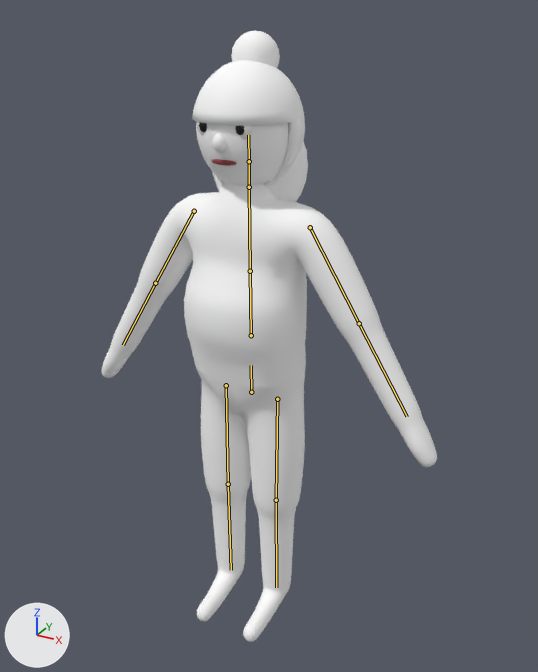
The glTF model assets/models/peon_elder.glb: old version first, new version second.
Camera for both pictures: a 50 mm camera at (0.98, -1.677, 1.804) aimed at (0.035, 0.042, 0.945). Arrows for +X, +Y and +Z are at lower left; the lights stay in place. The picture after the commit comes second. The bones that change, and the others that lie on the model, are drawn over the model as lines.

In view in the first picture: 'body', 'hair1', 'hair2'.
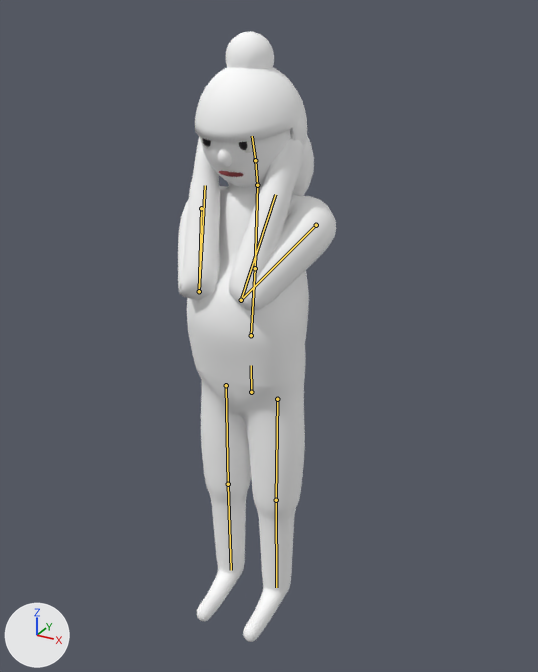
The newer file adds an action. The first version stands in its rest pose; the second is drawn at frame 0 of the action 'peekaboo'.

Boxes [x1, y1, x2, y2] around the edits, measured in the pictures (538 x 672 px):
'body', posed (53% narrower)
    before: [101, 118, 437, 642]
    after: [178, 119, 336, 642]
'hair2', posed (9% shorter)
    before: [192, 60, 308, 202]
    after: [195, 67, 314, 196]
'hair1', posed
    before: [231, 30, 291, 139]
    after: [226, 31, 293, 135]
bone 'spine', root to tip
    before: (251, 335) to (250, 271)
    after: (251, 335) to (255, 268)
bone 'chest', root to tip
    before: (250, 271) to (249, 187)
    after: (255, 268) to (257, 185)
bone 'neck', root to tip
    before: (249, 187) to (249, 161)
    after: (257, 185) to (255, 160)
bone 'head', root to tip
    before: (249, 161) to (248, 135)
    after: (255, 160) to (252, 136)
bone 'upper_arm.L', root to tip
    before: (310, 227) to (359, 323)
    after: (316, 225) to (241, 300)
bone 'forearm.L', root to tip
    before: (359, 323) to (407, 416)
    after: (241, 300) to (275, 194)
bone 'upper_arm.R', root to tip
    before: (194, 211) to (155, 283)
    after: (201, 208) to (199, 291)
bone 'forearm.R', root to tip
    before: (155, 283) to (123, 345)
    after: (199, 291) to (205, 185)

The edits, one by one:
Bone 'spine' (bone_spine) turns from (0, 0, 0) to (-8, 0, 0) degrees about its own x, y and z.
Bone 'chest' (bone_chest) turns from (0, 0, 0) to (4, 0, 0) degrees about its own x, y and z.
Bone 'neck' (bone_neck) turns from (0, 0, 0) to (12, 0, 0) degrees about its own x, y and z.
Bone 'head' (bone_head) turns from (0, 0, 0) to (6, 0, 0) degrees about its own x, y and z.
Bone 'upper_arm.L' (bone_upper_arm_l) turns from (0, 0, 0) to (-73, 17, -9) degrees about its own x, y and z.
Bone 'forearm.L' (bone_forearm_l) turns from (0, 0, 0) to (-129, -57, -29) degrees about its own x, y and z.
Bone 'upper_arm.R' (bone_upper_arm_r) turns from (0, 0, 0) to (-73, -17, 9) degrees about its own x, y and z.
Bone 'forearm.R' (bone_forearm_r) turns from (0, 0, 0) to (-129, 57, 29) degrees about its own x, y and z.
